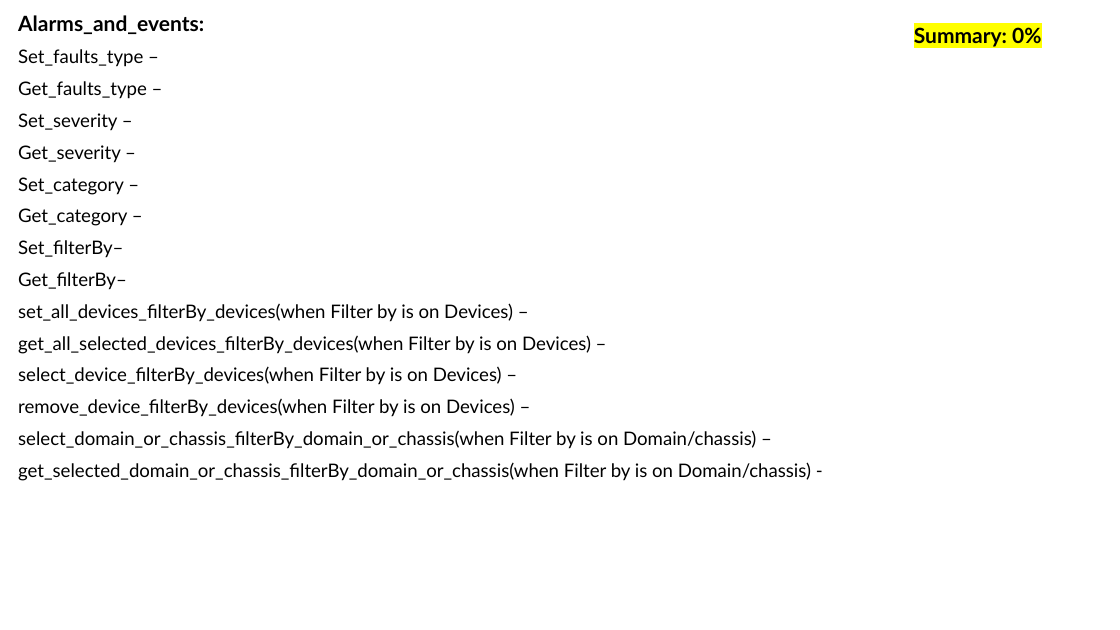
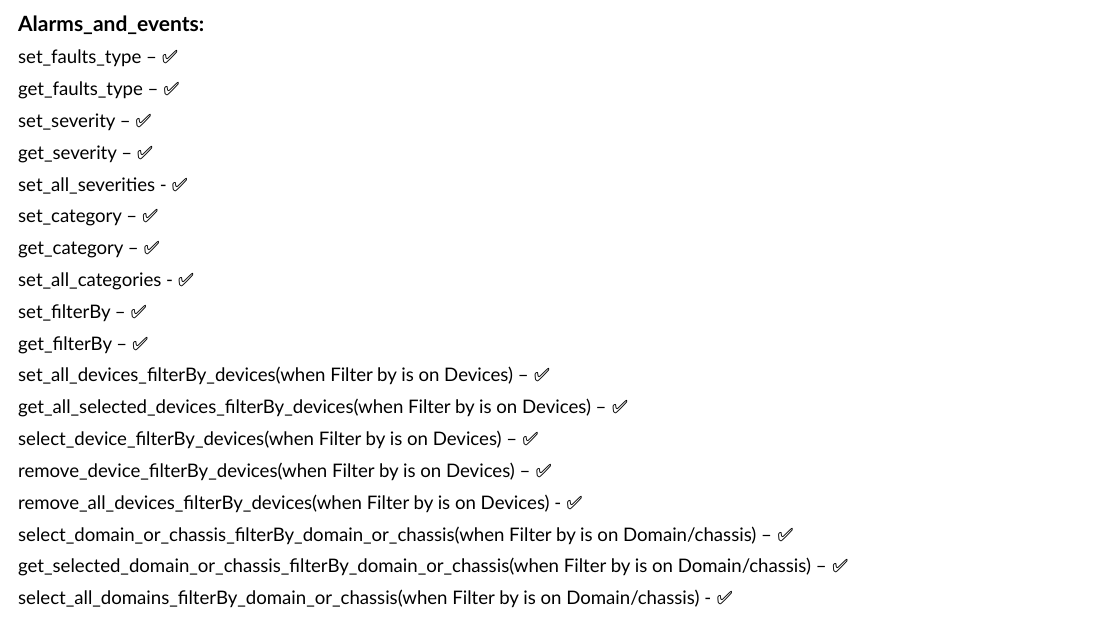
Before and after one commit to Yuval10Dahan/LightWatch_WEB, a slide deck: slide 25 of Docs/Progress_Check_Box.pptx. Drawn at 1120x630 pixels with LibreOffice and Linux fonts; fonts in the diff are those of the drawing. Boxes give left, top, right and bottom in pixels: in the first picture for what was removed or moved away, otherwise in the second. Text is boxed around its words. In the diff, an @@ line names an element or a change of style, - is before the commit and + after.

```diff
--- a/Docs/Progress_Check_Box.pptx
+++ b/Docs/Progress_Check_Box.pptx
@@ text removed at (914,27,1041,47) @@
-Summary: 0%
@@ subtitle at (18,49,811,608): text changed @@
-Set_faults_type –
-Get_faults_type –
-Set_severity –
-Get_severity –
-Set_category –
-Get_category –
-Set_filterBy–
-Get_filterBy–
-set_all_devices_filterBy_devices(when Filter by is on Devices) –
-get_all_selected_devices_filterBy_devices(when Filter by is on Devices) –
-select_device_filterBy_devices(when Filter by is on Devices) –
-remove_device_filterBy_devices(when Filter by is on Devices) –
-select_domain_or_chassis_filterBy_domain_or_chassis(when Filter by is on Domain/chassis) –
-get_selected_domain_or_chassis_filterBy_domain_or_chassis(when Filter by is on Domain/chassis) -
+set_faults_type – ✅
+get_faults_type – ✅
+set_severity – ✅
+get_severity – ✅
+set_all_severities - ✅
+set_category – ✅
+get_category – ✅
+set_all_categories - ✅
+set_filterBy – ✅
+get_filterBy – ✅
+set_all_devices_filterBy_devices(when Filter by is on Devices) – ✅
+get_all_selected_devices_filterBy_devices(when Filter by is on Devices) – ✅
+select_device_filterBy_devices(when Filter by is on Devices) – ✅
+remove_device_filterBy_devices(when Filter by is on Devices) – ✅
+remove_all_devices_filterBy_devices(when Filter by is on Devices) - ✅
+select_domain_or_chassis_filterBy_domain_or_chassis(when Filter by is on Domain/chassis) – ✅
+get_selected_domain_or_chassis_filterBy_domain_or_chassis(when Filter by is on Domain/chassis) – ✅
+select_all_domains_filterBy_domain_or_chassis(when Filter by is on Domain/chassis) - ✅
```
Also in this commit, not shown: 4 other slides changed, 1 slide added, 27 other files.
